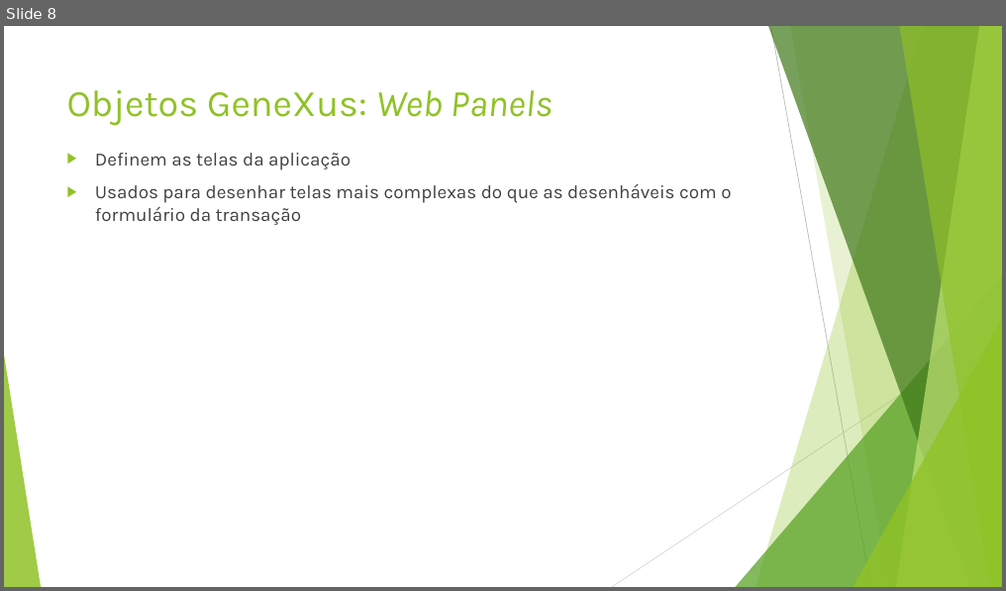
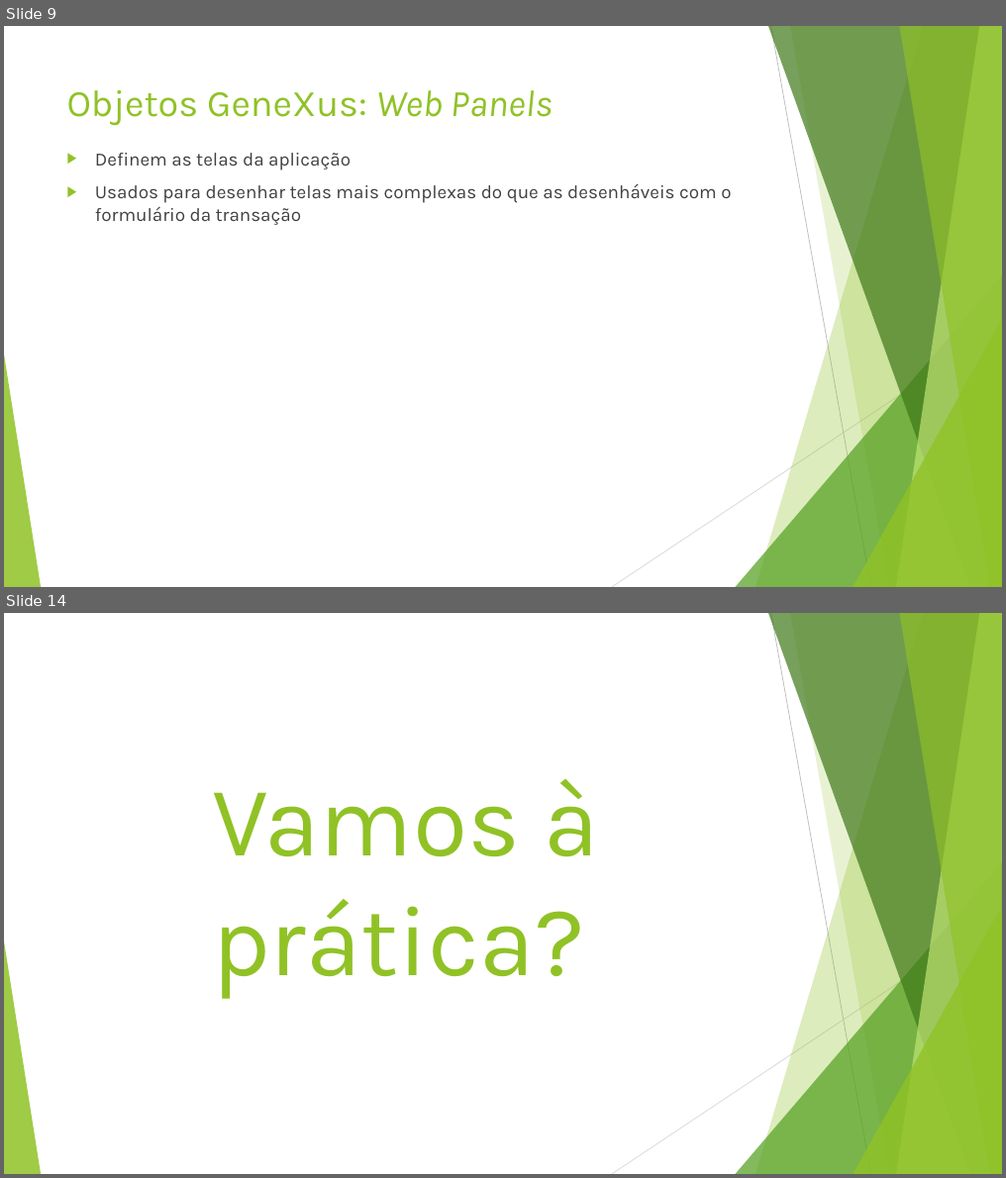
Before and after one commit to josenelsoncultri/Techweek2019, a slide deck: Techweek2019.pptx. Shown one above the other, each under a label of ours: slide 8 before the commit, slides 9 and 14 after it; the slides between them are not shown. The pictures are 1006x591 and 1006x1178 pixels, drawn with LibreOffice and Linux fonts; fonts in the diff are those of the drawing; background and template pictures are left out. Boxes give left, top, right and bottom in pixels: in the first picture for what was removed or moved away, otherwise in the second. Text is boxed around its words. In the diff, an @@ line names an element or a change of style, - is before the commit and + after.

```diff
--- a/Techweek2019.pptx
+++ b/Techweek2019.pptx
@@ slide 14 added at <box>4,613,1002,1174</box>, background #FFFFFF; not listed: 10 template elements that a slide beside it also shows @@
@@ title added at <box>212,778,598,998</box>, 96 pt, text #90C226 @@
+Vamos à prática?
@@ what was slide 8 is now slide 9 @@
```
Also in this commit, not shown: 1 slide changed, 5 other slides added, 2 other files.
